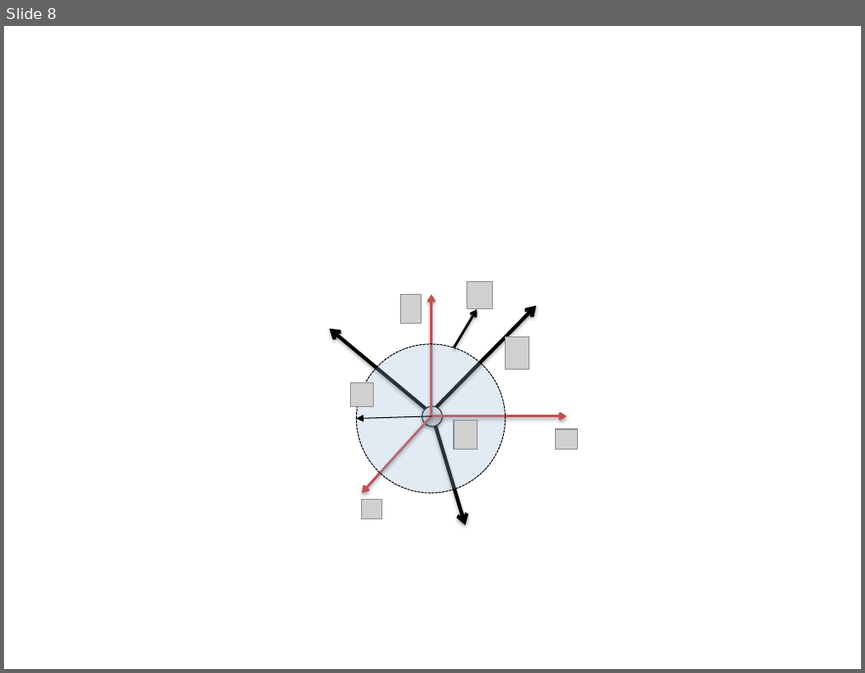
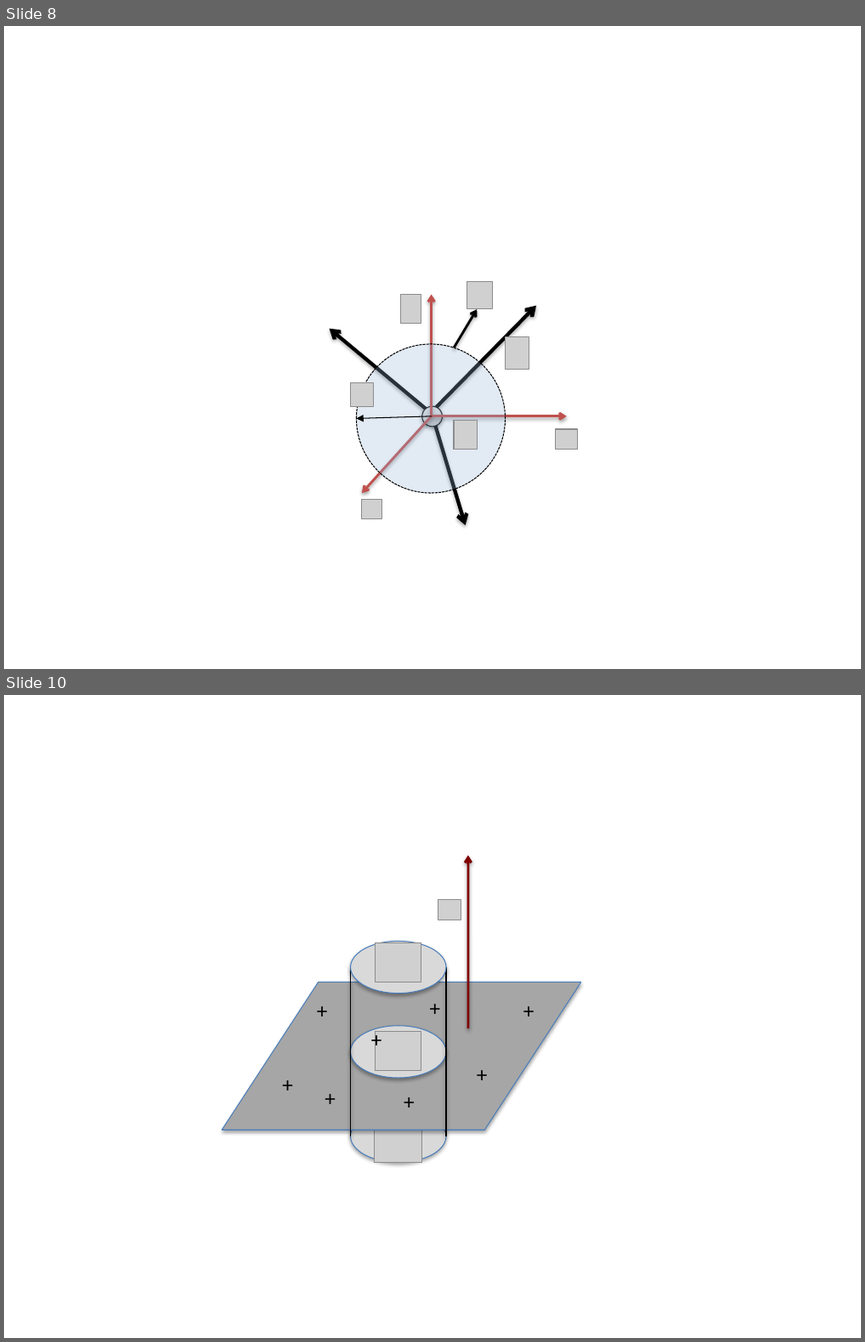
Before and after one commit to cdohl/physik2, a slide deck: figures/Presentation1.pptx. Shown one above the other, each under a label of ours: slide 8 before the commit, slides 8 and 10 after it; the slides between them are not shown. The pictures are 865x673 and 865x1342 pixels, drawn with LibreOffice and Linux fonts; fonts in the diff are those of the drawing; grey boxes stand for pictures. Boxes give left, top, right and bottom in pixels: in the first picture for what was removed or moved away, otherwise in the second. Text is boxed around its words. In the diff, an @@ line names an element or a change of style, - is before the commit and + after.

Commit message:
update

```diff
--- a/figures/Presentation1.pptx
+++ b/figures/Presentation1.pptx
@@ slide 10 added at <box>4,695,861,1338</box>, background #FFFFFF @@
@@ arrow added from (468, 1028) to (468, 855), #800000 2 pt @@
@@ picture added at <box>438,900,460,920</box> @@
@@ ellipse added at <box>350,941,446,993</box>, fill #D9D9D9, outline #4B7EBC 0.75 pt @@
@@ picture added at <box>375,942,421,982</box> @@
@@ line added from (350, 1051) to (350, 967), #000000 1 pt @@
@@ line added from (446, 1051) to (446, 967), #000000 1 pt @@
@@ parallelogram added at <box>222,982,580,1129</box>, fill #A6A6A6, outline #4B7EBC 0.75 pt @@
@@ text added at <box>308,993,336,1027</box>, 18 pt, text #000000 @@
++
@@ text added at <box>421,991,449,1025</box>, 18 pt, text #000000 @@
++
@@ text added at <box>515,993,543,1027</box>, 18 pt, text #000000 @@
++
@@ ellipse added at <box>350,1026,446,1078</box>, fill #D9D9D9, outline #4B7EBC 0.75 pt @@
@@ text added at <box>363,1021,392,1055</box>, 18 pt, text #000000 @@
++
@@ line added from (350, 1136) to (350, 1051), #000000 1 pt @@
@@ picture added at <box>375,1032,421,1072</box> @@
@@ line added from (446, 1136) to (446, 1051), #000000 1 pt @@
@@ text added at <box>274,1066,302,1100</box>, 18 pt, text #000000 @@
++
@@ text added at <box>468,1056,497,1091</box>, 18 pt, text #000000 @@
++
@@ text added at <box>316,1081,344,1115</box>, 18 pt, text #000000 @@
++
@@ text added at <box>396,1084,424,1118</box>, 18 pt, text #000000 @@
++
@@ ellipse added at <box>350,1110,446,1162</box>, fill #D9D9D9, outline #4B7EBC 0.75 pt @@
@@ picture added at <box>374,1123,422,1162</box> @@
```
Also in this commit, not shown: 3 other slides added.
